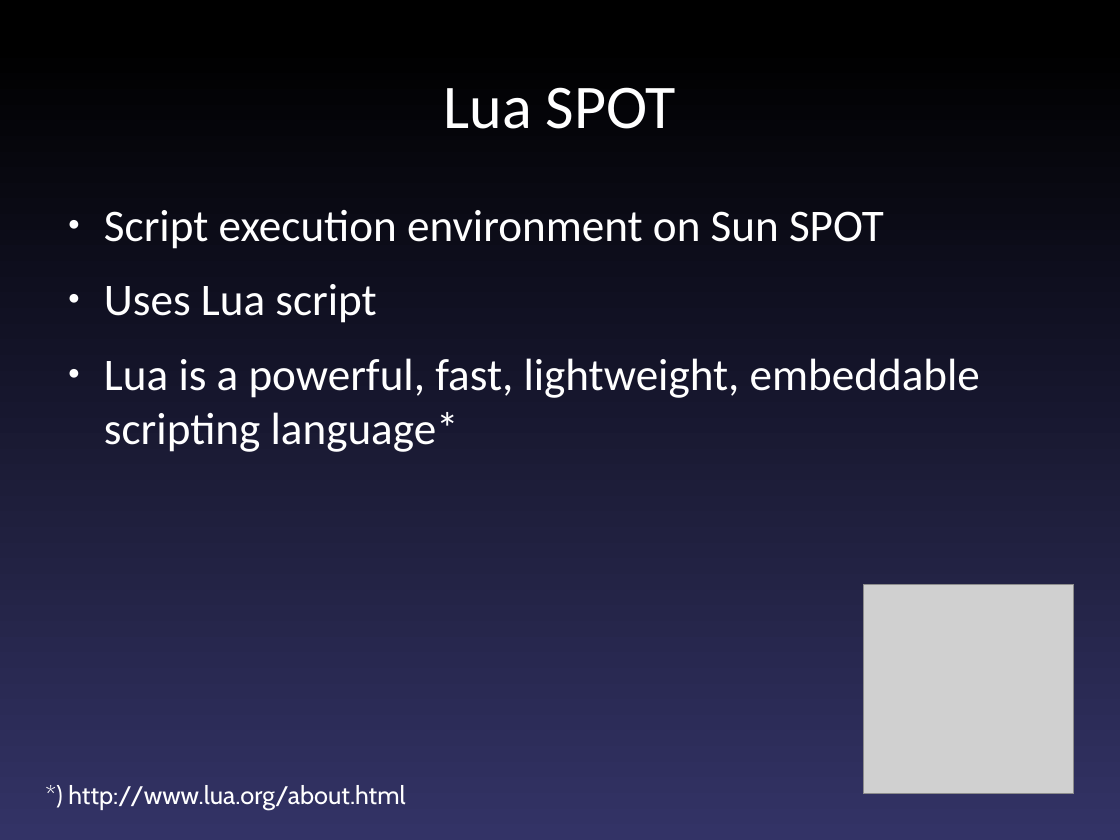
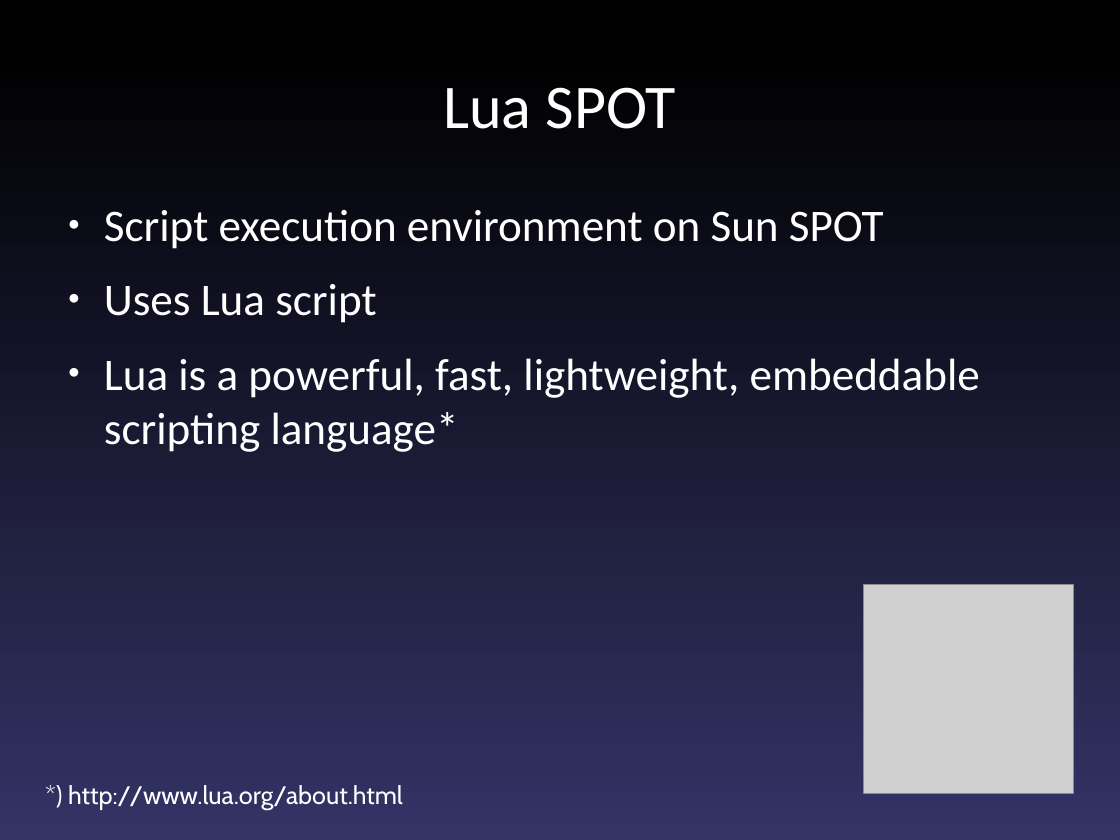
Before and after one commit to fajran/luaspot, a slide deck: slide 5 of doc/presentation/Scriptable Sensor Network.odp. Drawn at 1120x840 pixels with LibreOffice and Linux fonts; fonts in the diff are those of the drawing; grey boxes stand for pictures. Boxes give left, top, right and bottom in pixels: in the first picture for what was removed or moved away, otherwise in the second. Text is boxed around its words. In the diff, an @@ line names an element or a change of style, - is before the commit and + after.

```diff
--- a/doc/presentation/Scriptable Sensor Network.odp
+++ b/doc/presentation/Scriptable Sensor Network.odp
@@ text "*) http://www.lua.org/about.html" at [68, 785, 403, 810]: size 18 to 17.9 pt @@
```
Also in this commit, not shown: 10 other slides changed.
